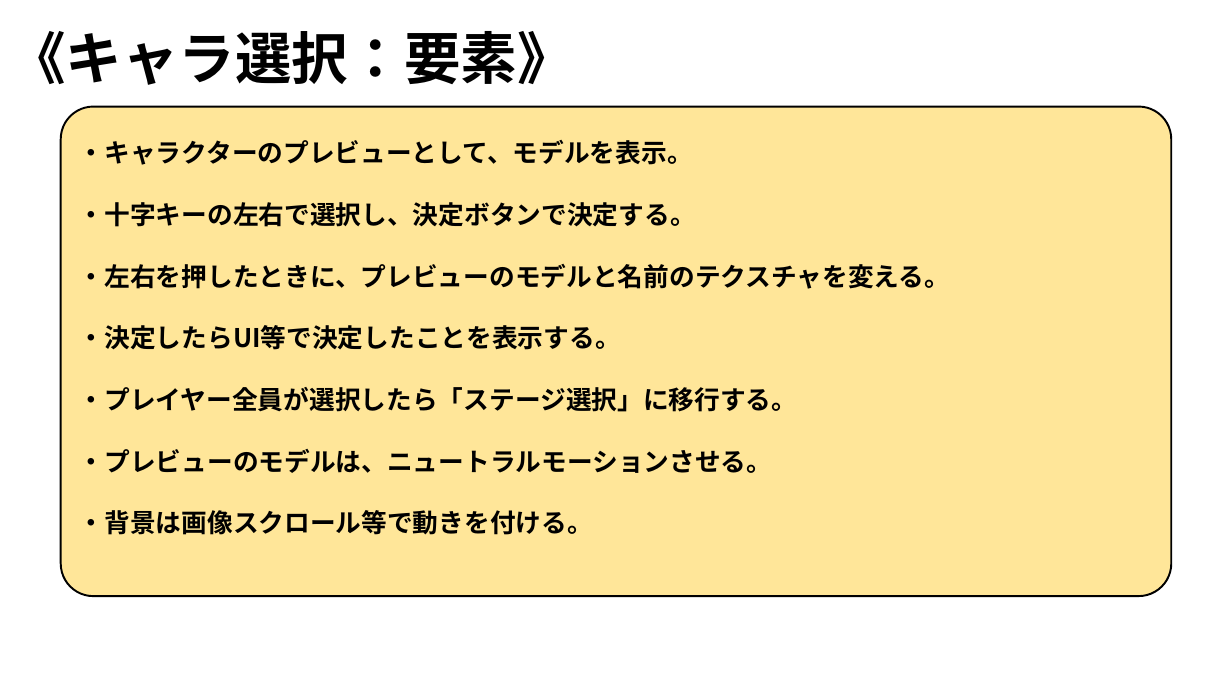
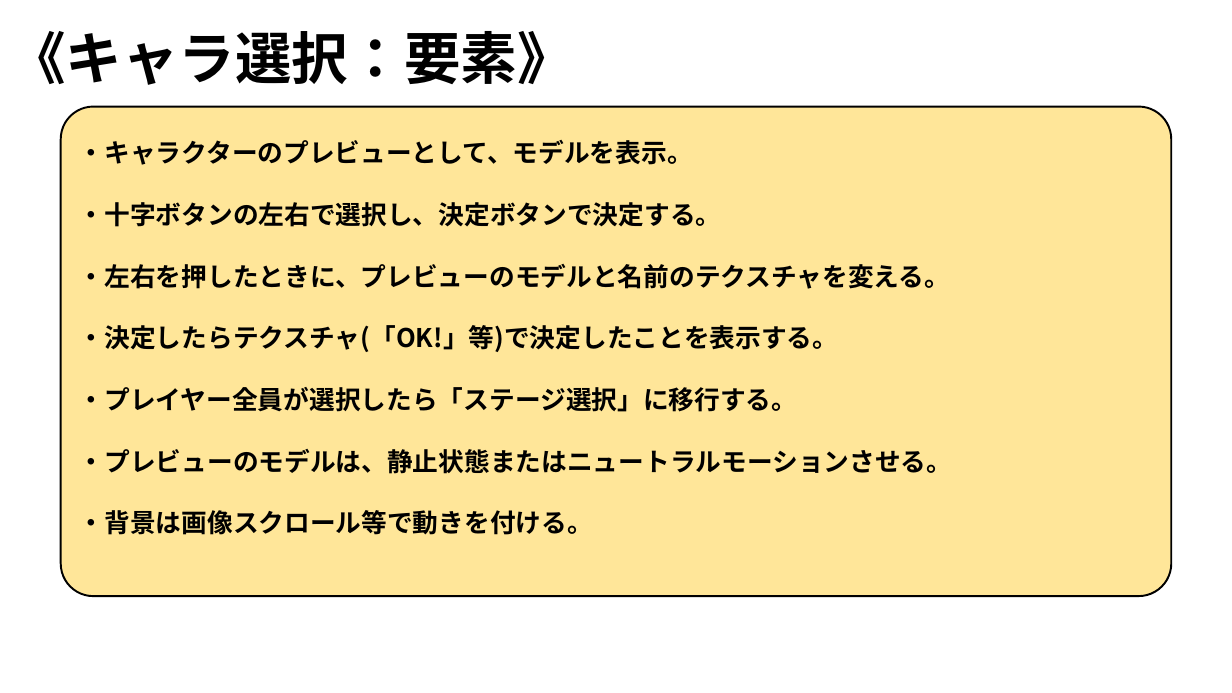
Before and after one commit to ARITA-MEIGEN/C-Team001, a slide deck: slide 13 of data/GS3_チーム2_仕様書.pptx. Drawn at 1232x693 pixels with LibreOffice and Linux fonts; fonts in the diff are those of the drawing; background and template pictures are left out. Boxes give left, top, right and bottom in pixels: in the first picture for what was removed or moved away, otherwise in the second. Text is boxed around its words. In the diff, an @@ line names an element or a change of style, - is before the commit and + after.

```diff
--- a/data/GS3_チーム2_仕様書.pptx
+++ b/data/GS3_チーム2_仕様書.pptx
@@ text at box(79, 202, 722, 227): text changed @@
-・十字キーの左右で選択し、決定ボタンで決定する。
+・十字ボタンの左右で選択し、決定ボタンで決定する。
@@ text at box(79, 325, 839, 352): text changed @@
-・決定したらUI等で決定したことを表示する。
+・決定したらテクスチャ(「OK!」等)で決定したことを表示する。
@@ text at box(79, 449, 953, 474): text changed @@
-・プレビューのモデルは、ニュートラルモーションさせる。
+・プレビューのモデルは、静止状態またはニュートラルモーションさせる。
```
Also in this commit, not shown: 14 other slides changed.
